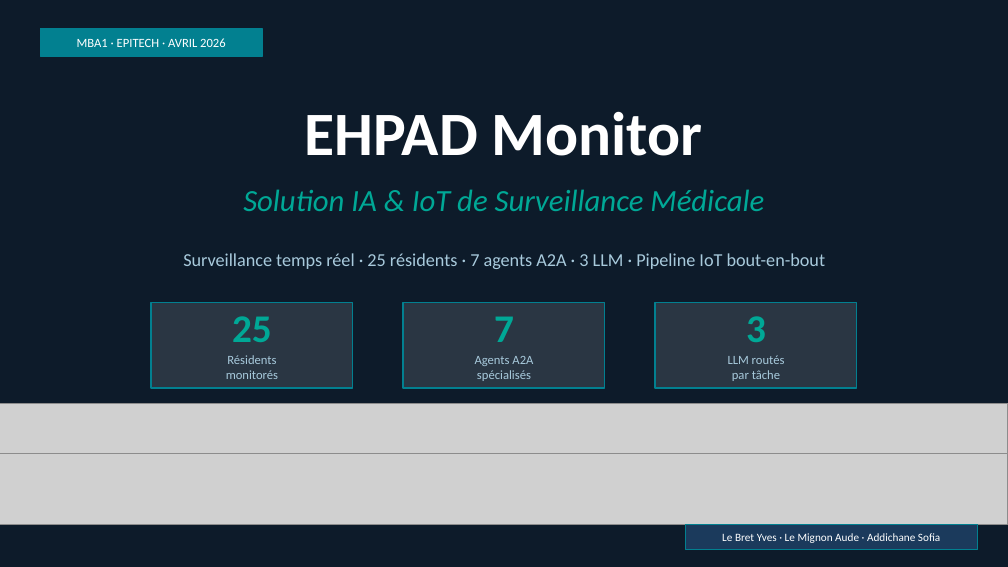
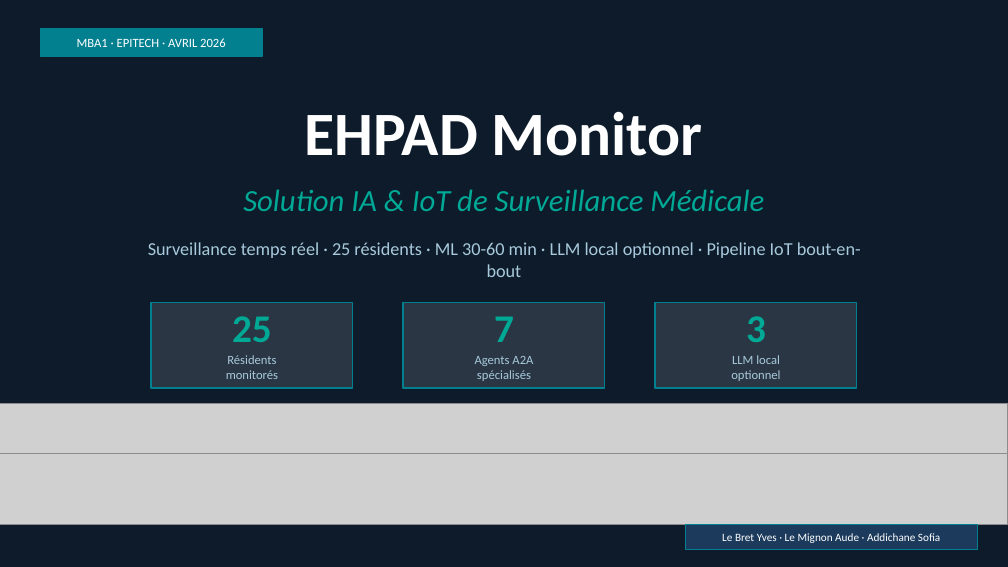
Before and after one commit to Faucourt/epitech_mba2_ehpadMonitor, a slide deck: slide 1 of EHPAD_Monitor.pptx. Drawn at 1008x567 pixels with LibreOffice and Linux fonts; fonts in the diff are those of the drawing; grey boxes stand for pictures. Boxes give left, top, right and bottom in pixels: in the first picture for what was removed or moved away, otherwise in the second. Text is boxed around its words. In the diff, an @@ line names an element or a change of style, - is before the commit and + after.

```diff
--- a/EHPAD_Monitor.pptx
+++ b/EHPAD_Monitor.pptx
@@ text at (148, 242, 861, 277): text changed @@
-Surveillance temps réel · 25 résidents · 7 agents A2A · 3 LLM · Pipeline IoT bout-en-bout
+Surveillance temps réel · 25 résidents · ML 30-60 min · LLM local optionnel · Pipeline IoT bout-en-bout
@@ text at (731, 355, 780, 381): text changed @@
-LLM routés
-par tâche
+LLM local
+optionnel
```
Also in this commit, not shown: 11 other slides changed, 1 slide added, 1 slide removed.
